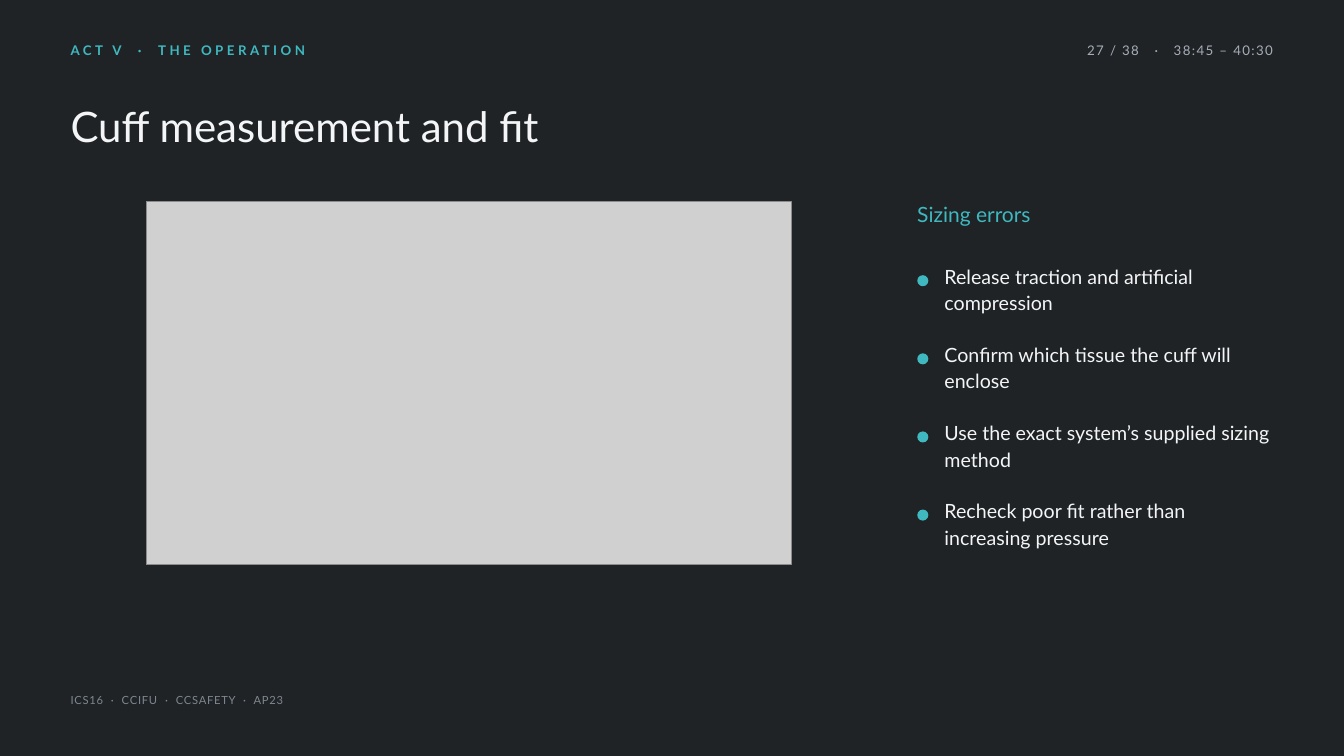
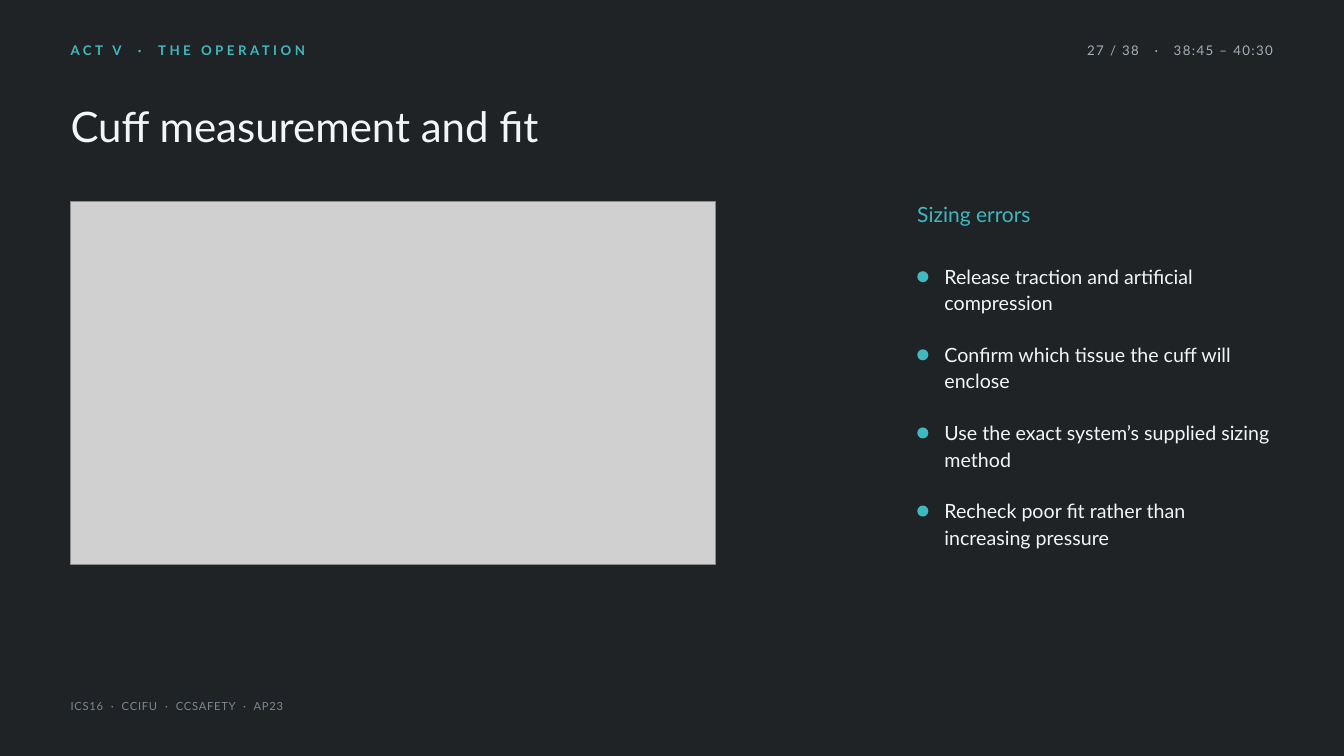
Before and after one commit to nityjr-ctrl/aus-presentation, a slide deck: slide 33 of presentation/AUS-teaching-deck.pptx. Drawn at 1344x756 pixels with LibreOffice and Linux fonts; fonts in the diff are those of the drawing; grey boxes stand for pictures. Boxes give left, top, right and bottom in pixels: in the first picture for what was removed or moved away, otherwise in the second. Text is boxed around its words. In the diff, an @@ line names an element or a change of style, - is before the commit and + after.

```diff
--- a/presentation/AUS-teaching-deck.pptx
+++ b/presentation/AUS-teaching-deck.pptx
@@ picture: place and size @@
-picture at [146, 202, 791, 565]
+picture at [71, 202, 716, 565]
@@ 4 ellipses: place and size @@
-4 ellipses at [918, 275, 929, 520]
+4 ellipses at [918, 271, 929, 516]
@@ text "ICS16 · CCIFU · CCSAFETY ...": place and size @@
-text "ICS16 · CCIFU · CCSAFETY ..." at [71, 696, 284, 704]
+text "ICS16 · CCIFU · CCSAFETY ..." at [71, 702, 284, 710]
```
Also in this commit, not shown: 42 other slides changed, 6 other files.
